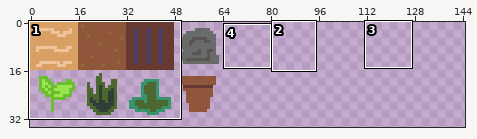
Pixel-art file -- spritesheet.aseprite. The first picture is a wide view before the edit; the outline marks the close-up.
Close-up. As it was:
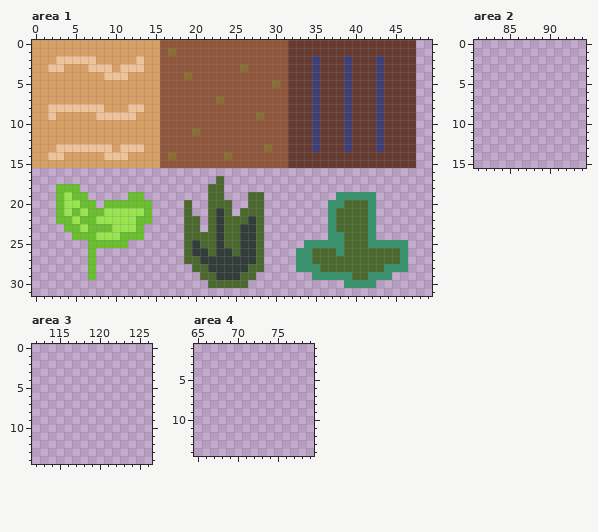
256x256 pixels, 1 frame. Shown: area 1: x 0..49, y 0..31; area 2: x 81..94, y 0..15; area 3: x 112..126, y 0..14; area 4: x 65..79, y 1..14. The wide view leaves out empty margins. The commit also changed other parts of the picture, which this record leaves out.
New version:
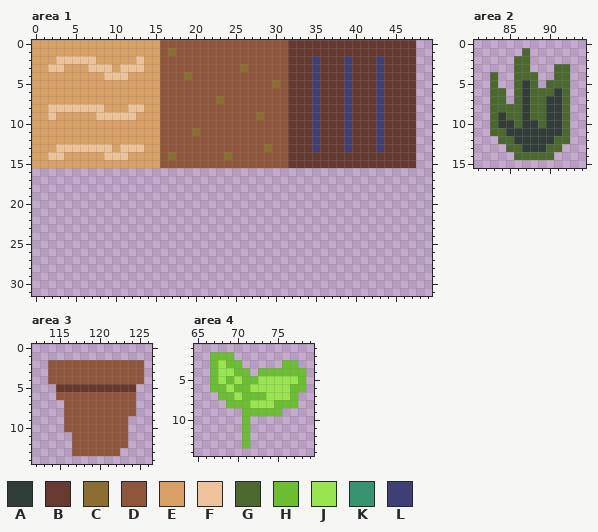
Palette (. is transparent): A #323c39  B #663931  C #8a6f30  D #8f563b  E #d9a066  F #eec39a  G #4b692f  H #6abe30  J #99e550  K #37946e  L #3f3f74
The exact change:
Changed rows in their new state; - is an unchanged pixel.
Area 1:
first column x 3:
17 --------------------.-----------------------
18 ...----------------..-----------------------
19 ....-----..--------..---..---------.....----
20 .....-......----.--...--..--------......----
21 ............----.--...-...--------......----
22 ............----..-.......--------......----
23 -..........-----..-.......--------......----
24 --.........-----..........--------......----
25 ----.....-------..........-----.............
26 ----.-----------..........----..............
27 ----.-----------..........----..............
28 ----.------------.........----..............
29 ----.-------------.......-------..........--
30 -------------------.....------------....----
Area 2:
first column x 83:
 1 ----G-----
 2 ---GG-----
 3 ---GG---GG
 4 G--GGG--GG
 5 G--GAG-GGG
 6 GG-GAGGGAG
 7 GG-GAGGAAG
 8 GGGGAGGAAG
 9 GAGGAGGAAG
10 GAAGAAGAAG
11 GGAAAAAAAG
12 -GGAAAAAGG
13 --GGAAAGG-
14 ---GGGGG--
Area 3:
first column x 114:
 2 DDDDDDDDDDDD
 3 DDDDDDDDDDDD
 4 DDDDDDDDDDDD
 5 -BBBBBBBBBB-
 6 -DDDDDDDDDD-
 7 --DDDDDDDDD-
 8 --DDDDDDDDD-
 9 --DDDDDDDD--
10 --DDDDDDDD--
11 ---DDDDDDD--
12 ---DDDDDDD--
13 ---DDDDDD---
Area 4:
first column x 67:
 2 HHH---------
 3 HJHH-----HH-
 4 HJJHH-HHHHHH
 5 HJHJHHJJJJJH
 6 HHJHHJJJJJHH
 7 -HHJHHHJJJH-
 8 --HHHJJJHHH-
 9 ----HHHHH---
10 ----H-------
11 ----H-------
12 ----H-------
13 ----H-------
Boxes around the changes in both close-ups, in picture pixels (x1, y1, x2, y2):
erased: (184, 176, 264, 288)
erased: (56, 184, 152, 280)
erased: (296, 192, 408, 288)
added: (490, 48, 570, 160)
added: (48, 360, 144, 456)
added: (210, 352, 306, 448)
